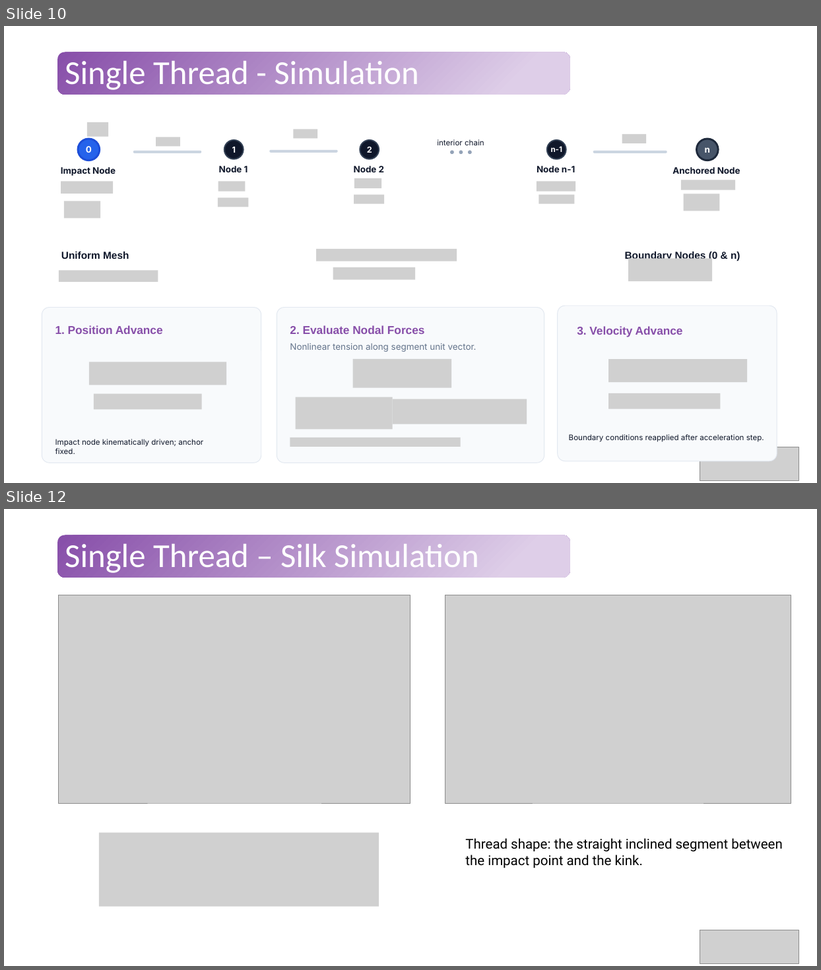
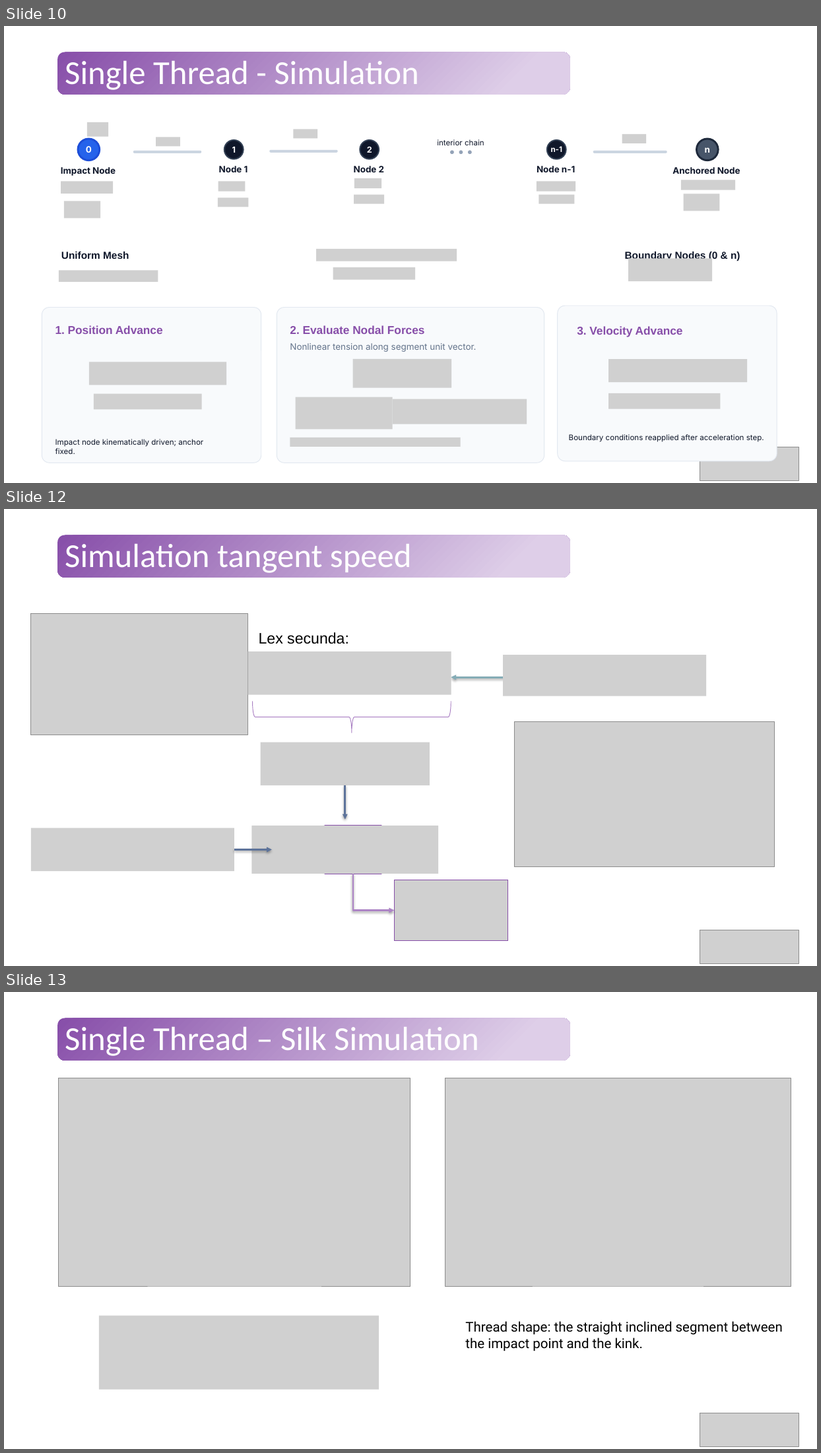
Before and after one commit to Tavi681/PoliPhysics, a slide deck: Tema 2/paper/Tema2.pptx. Shown one above the other, each under a label of ours: slides 10 and 12 before the commit, slides 10, 12 and 13 after it; the slides between them are not shown. The pictures are 821x970 and 821x1453 pixels, drawn with LibreOffice and Linux fonts; fonts in the diff are those of the drawing; grey boxes stand for pictures; background and template pictures are left out. Boxes give left, top, right and bottom in pixels: in the first picture for what was removed or moved away, otherwise in the second. Text is boxed around its words. In the diff, an @@ line names an element or a change of style, - is before the commit and + after.

```diff
--- a/Tema 2/paper/Tema2.pptx
+++ b/Tema 2/paper/Tema2.pptx
@@ slide 12 added at box(4, 509, 817, 966), background #FFFFFF; not listed: 1 template element that a slide beside it also shows @@
@@ title added at box(65, 544, 412, 573), 39.6 pt, text #FFFFFF @@
+Simulation tangent speed
@@ picture added at box(31, 614, 248, 735) @@
@@ text added at box(259, 632, 349, 644), 18 pt, text #000000 @@
+Lex secunda:
@@ picture added at box(248, 652, 451, 695) @@
@@ picture added at box(503, 655, 706, 696) @@
@@ arrow added from (515, 677) to (451, 677), #84ACB6 2 pt @@
@@ left brace added at box(253, 702, 451, 733), outline #AA7FC3 0.75 pt @@
@@ picture added at box(515, 722, 774, 867) @@
@@ picture added at box(261, 743, 430, 786) @@
@@ arrow added from (345, 786) to (345, 819), #5D739A 2 pt @@
@@ picture added at box(31, 828, 234, 871) @@
@@ picture added at box(252, 826, 438, 875) @@
@@ rectangle added at box(325, 826, 381, 875), fill #FFFFFF, outline #874EA9 2 pt @@
@@ arrow added from (234, 850) to (272, 850), #5D739A 2 pt @@
@@ elbow arrow added from (354, 874) to (395, 911), #AD84C6 2 pt @@
@@ picture added at box(395, 881, 508, 941) @@
@@ picture added at box(700, 931, 799, 964) @@
@@ what was slide 12 is now slide 13 @@
```
Also in this commit, not shown: 1 other slide added.
